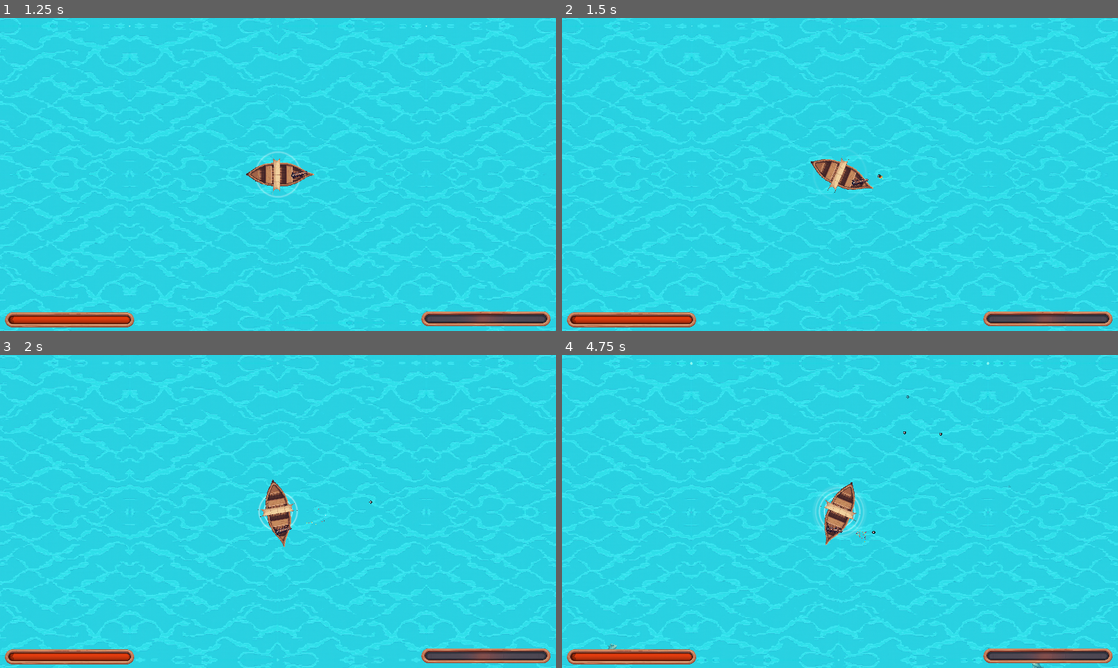
Above: before the commit, frames 1-4 (two rows, left to right).
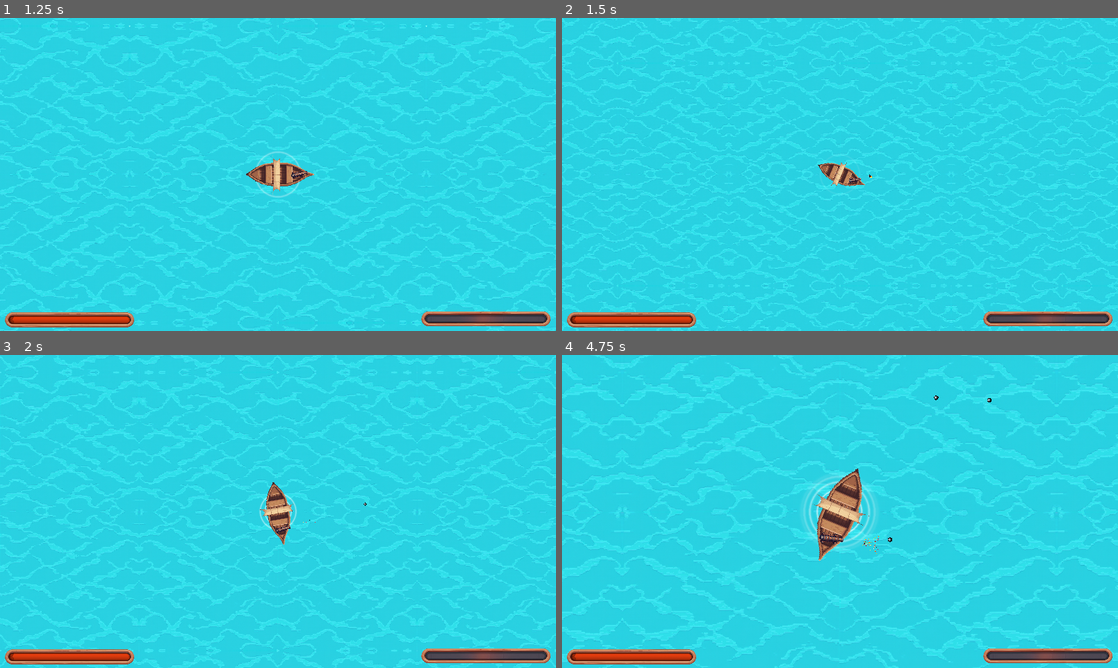
Above: after the commit, the same moments.

Repository: HephaistosForge/OceanDreamer
Game: Godot game, scene res://ui_scenes/main_menu/main_menu.tscn
Same seed, same stepped clock (60 frames per second), same inputs: the game is played once before the commit and once after it. The engine's default icon, where the game draws it, is replaced by a stand-in: a white triangle on a blue panel in a dark square. Sound files missing from this copy of the repository are replaced by a short silence.
Inputs (mouse positions are in pixels of both pictures, inside the frame that each line leads up to):
- Up to frame 1 (1.25 s): click "Play" at 0.5 s
- Up to frame 2 (1.5 s): move the mouse to (962, 158) at 1.27 s; hold D (turn_right) from 1.28 s (still down); hold = (zoom_in, bound only after the commit) from 1.28 s (still down); click (962, 158) at 1.42 s
- Up to frame 3 (2 s): keep holding D (turn_right); keep holding = (zoom_in, bound only after the commit); tap - (zoom_out, bound only after the commit) at 1.55 s
- Up to frame 4 (4.75 s): release D (turn_right) at 2 s; release = (zoom_in, bound only after the commit) at 2 s; drag from (728, 527) to (934, 502) at 2.02 s; move the mouse to (895, 442) at 2.77 s; hold D (turn_right) 2.78-3.5 s; hold Space (shoot) 2.78-3.5 s; click (895, 442) at 2.92 s; tap - (zoom_out, bound only after the commit) at 3.05 s; drag from (812, 574) to (895, 420) at 3.52 s; move the mouse to (1006, 558) at 4.27 s; hold A (turn_left) from 4.28 s (still down); hold - (zoom_out, bound only after the commit) from 4.28 s (still down); click (1006, 558) at 4.42 s

Frame 1 is identical in both runs. In frame 2, 3.2% of the frame differs, in the area x 0-100%, y 0-100%; in frame 3, 3.2%; in frame 4, 4.6%.

Commit message:
add camera zoom; fix knockback for large creatures

Diff:
--- a/entities/enemies/boss/boss.tscn
+++ b/entities/enemies/boss/boss.tscn
@@ -17,6 +17,7 @@
 melee_attack_damage = 40
 xp = 10000
 max_hp = 2000.0
+weight = 250.0
 
 [node name="Sprite2D" parent="." index="0"]
 modulate = Color(1, 1, 1, 0.54902)
--- a/entities/enemies/large/large.tscn
+++ b/entities/enemies/large/large.tscn
@@ -15,6 +15,7 @@
 melee_attack_damage = 20
 attack_delay = 3.0
 xp = 5
+weight = 20.0
 ripple_scale = 0.6
 
 [node name="Sprite2D" parent="." index="0"]
--- a/entities/enemies/medium/medium.tscn
+++ b/entities/enemies/medium/medium.tscn
@@ -11,6 +11,7 @@
 turn_speed = 5.0
 xp = 2
 max_hp = 50.0
+weight = 5.0
 ripple_scale = 0.4
 
 [node name="Sprite2D" parent="." index="0"]
--- a/entities/ship/camera_2d.gd
+++ b/entities/ship/camera_2d.gd
@@ -1,6 +1,23 @@
 extends Camera2D
 
+const MIN_ZOOM = 0.5
+const MAX_ZOOM = 4
+
 @onready var original_position = position
+@onready var initial_zoom = zoom
+var zoom_factor = 1
+@onready var dream_zoom = zoom
+@onready var reality_zoom = zoom / 2.5
+
+func _unhandled_input(event: InputEvent) -> void:
+	var axis = (int(event.is_action_pressed("zoom_out")) - int(event.is_action_pressed("zoom_in"))) / 4.0
+	if not is_zero_approx(axis):
+		zoom_factor = clamp(zoom_factor*(1+axis), MIN_ZOOM, MAX_ZOOM)
+		dream_zoom = initial_zoom * zoom_factor
+		var tween = create_tween()
+		tween.tween_property(self, "zoom", dream_zoom, 0.1) \
+			.set_ease(Tween.EASE_OUT).set_trans(Tween.TRANS_CUBIC)
+
 
 
 func trigger_shake(intensity_factor: float, duration: float, amount_of_shakes: int, angle: float) -> void:
--- a/entities/weapons/cannonball.gd
+++ b/entities/weapons/cannonball.gd
@@ -52,9 +52,9 @@
 	#monitorable = false
 	#monitoring = false
 	var tween = create_tween()
-	tween.tween_property($Sprite2D, "self_modulate", Color(0.3, 0.3, 0.6, 0), 2) \
+	tween.tween_property($Sprite2D, "self_modulate", Color(0.3, 0.3, 0.6, 0), 1.5) \
 		.set_ease(Tween.EASE_OUT).set_trans(Tween.TRANS_SINE)
-	tween.parallel().tween_property(self, "scale", Vector2.ZERO, 4) \
+	tween.parallel().tween_property(self, "scale", Vector2.ZERO, 2) \
 		.set_ease(Tween.EASE_IN).set_trans(Tween.TRANS_SINE)
 	tween.tween_callback(queue_free)
 
--- a/project.godot
+++ b/project.godot
@@ -83,6 +83,20 @@
 "events": [Object(InputEventKey,"resource_local_to_scene":false,"resource_name":"","device":-1,"window_id":0,"alt_press …(192 unchanged characters)…
 ]
 }
+zoom_in={
+"deadzone": 0.5,
+"events": [Object(InputEventKey,"resource_local_to_scene":false,"resource_name":"","device":-1,"window_id":0,"alt_pressed":false,"shift_pressed":true,"ctrl_pressed":false,"meta_pressed":false,"pressed":false,"keycode":0,"physical_keycode":61,"key_label":0,"unicode":43,"location":0,"echo":false,"script":null)
+, Object(InputEventKey,"resource_local_to_scene":false,"resource_name":"","device":-1,"window_id":0,"alt_pressed":false,"shift_pressed":false,"ctrl_pressed":false,"meta_pressed":false,"pressed":false,"keycode":0,"physical_keycode":61,"key_label":0,"unicode":61,"location":0,"echo":false,"script":null)
+, Object(InputEventMouseButton,"resource_local_to_scene":false,"resource_name":"","device":-1,"window_id":0,"alt_pressed":false,"shift_pressed":false,"ctrl_pressed":false,"meta_pressed":false,"button_mask":0,"position":Vector2(0, 0),"global_position":Vector2(0, 0),"factor":1.0,"button_index":5,"canceled":false,"pressed":false,"double_click":false,"script":null)
+]
+}
+zoom_out={
+"deadzone": 0.5,
+"events": [Object(InputEventKey,"resource_local_to_scene":false,"resource_name":"","device":-1,"window_id":0,"alt_pressed":false,"shift_pressed":false,"ctrl_pressed":false,"meta_pressed":false,"pressed":false,"keycode":0,"physical_keycode":45,"key_label":0,"unicode":45,"location":0,"echo":false,"script":null)
+, Object(InputEventKey,"resource_local_to_scene":false,"resource_name":"","device":-1,"window_id":0,"alt_pressed":false,"shift_pressed":true,"ctrl_pressed":false,"meta_pressed":false,"pressed":false,"keycode":0,"physical_keycode":45,"key_label":0,"unicode":95,"location":0,"echo":false,"script":null)
+, Object(InputEventMouseButton,"resource_local_to_scene":false,"resource_name":"","device":-1,"window_id":0,"alt_pressed":false,"shift_pressed":false,"ctrl_pressed":false,"meta_pressed":false,"button_mask":0,"position":Vector2(0, 0),"global_position":Vector2(0, 0),"factor":1.0,"button_index":4,"canceled":false,"pressed":false,"double_click":false,"script":null)
+]
+}
 
 [layer_names]
 
--- a/stats/weapons/cannon/upgrades/burst.tres
+++ b/stats/weapons/cannon/upgrades/burst.tres
@@ -10,6 +10,7 @@
 clip_delay = "x*0.9"
 intra_clip_delay = "x*0.9"
 burst_count = "x+1"
+spray_angle_factor = ""
 spray_count = ""
 modulate = Color(1, 1, 1, 0)
 shot_velocity = "x*1.4"
--- a/world/reality_manager.gd
+++ b/world/reality_manager.gd
@@ -21,6 +21,7 @@
 	var target_color = Color.WHITE if to_reality else Color(1, 1, 1, 0)
 	$Bathtub.global_position = ship.global_position
 	$Bathtub/FakeShip.ship = ship if to_reality else null
+	var zoom = camera.reality_zoom if to_reality else camera.dream_zoom
 
 	if to_reality:
 		handle_cannons(to_reality)
@@ -28,7 +29,7 @@
 	#ship.global_position = $Bathtub/HandJoint.global_position
 
 	var tween = create_tween()
-	tween.tween_property(camera, "zoom", camera.zoom * factor, 1) \
+	tween.tween_property(camera, "zoom", zoom, 1) \
 		.set_ease(Tween.EASE_IN_OUT).set_trans(Tween.TRANS_CUBIC)
 	tween.parallel().tween_property($Bathtub, "modulate", target_color, 1) \
 		.set_ease(Tween.EASE_IN_OUT).set_trans(Tween.TRANS_CUBIC)
Not shown: 11 places in ui_scenes/main_menu/menu_theme.tres that only renumber resources
